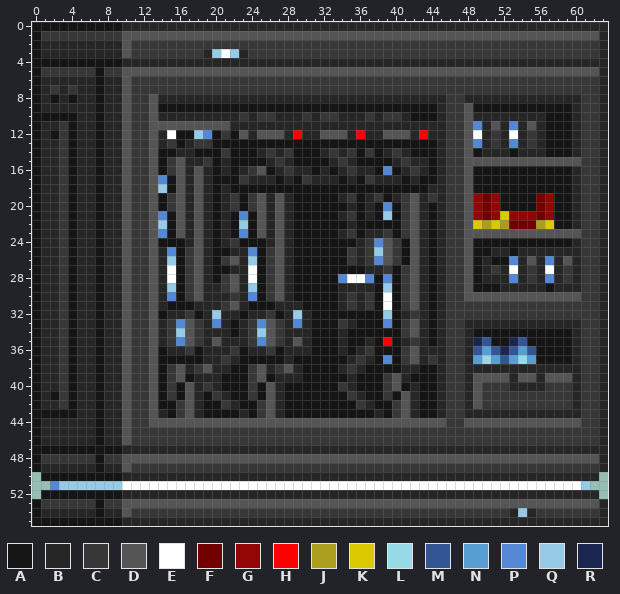
Two states of a pixel-art file, objects/storage/knightfall_weaponslocker/knightfall_weaponslocker.ase. The picture above was drawn from the file before the commit.
64x56 pixels, 1 frame.
Palette (. is transparent): A #151515  B #262626  C #373737  D #555555  E #ffffff  F #720000  G #920606  H #ff0000  J #ab9d1d  K #dbc900  L #96d9e7  M #345595  N #559fd3  P #5588d4  Q #96cbe7  R #1a2650
After:
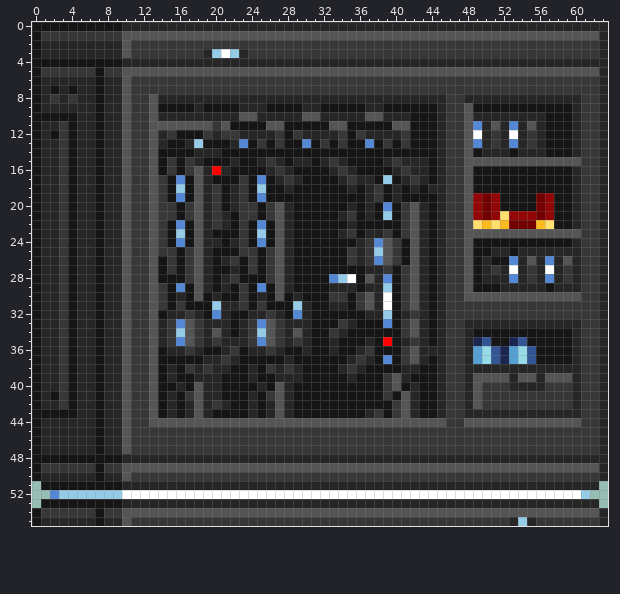
Change:
colour J: #ab9d1d -> #fcbb1f
colour K: #dbc900 -> #ffdf6e
Changed rows in their new state; - is a pixel that keeps its letter.
Layers "Container", "Weapons":
first column x 2:
 7 A-A---------------------------------------------------
 8 C-C---------------------------------------------------
 9 ----------------B----BBB----BB-----BB-----------------
10 ---------------------DDBB---DDBB---DDBB---------------
11 ------------------C-AAAADDAAAAADDAAAAADDAAA-----------
12 -------------C--ACB-CB-BBCAC--BBCAC--BBCAAA-----------
13 -------------A--QA--BP-C-C--P-C-C--P-C-C--------------
14 --------------AABBBA---AAAA---AAAA-A-AAA--------------
15 --------------AC-A-AB--BCBABB-BCBA---BCB--------------
16 --------------AC--H--AAABCBAA-ABCBAA-ABCB-------------
17 ------------C-PA------APABCBAAAABCBBAQABCB------------
18 ------------C-QA--CABC-Q--B------B-BC-B-B-------------
19 ------------CAPA--CABCAPAAA-----AA-----AAAA-----------
20 ------------C-AC--CABC-AC-----------------------------
21 ------------CCAC--C--CCAC-----------------------------
22 ------------C-PA--C--C-PA-----------------------------
23 ------------C-QA---A-C-QA-----------------------------
24 ------------C-PA--BABC-PA-----------------------------
25 ------------CC------ACC-------------------------------
26 ------------AC-----BCAC-------------------------------
27 ------------AC-------AC-------------------------------
28 ------------AA-----BCAA--------PQ-ADB-----------------
29 ------------CAPA--ABACAPA------B--A-B-----------------
30 ------------CABA-A-AACABA-AB---CCACDB-----------------
31 ------------C-C-AAQBBC-C-AAQB--B-ACDB-----------------
32 ----------------BAP-A----BAP-------BB-----------------
33 ------------------B--------B--------------------------
34 ------------------D--------D---C----------------------
35 ------------------C--------C---BA---------------------
36 ----------------BAA------BAA---BA--------------NL--NL-
37 ------------------------------------------A------MR--M
38 -------------BACBC----BACBC---------------------------
39 -------------BA-------BA------------------------------
40 -------------ABADB----ABADB-----AA--------------------
41 -------------B-CDBBA--B-CDB------AA-------------------
42 -------------BABDBCBA-BABDB-------AA------------------
43 ------------ABABDB---ABABDB--------BC-----------------
first column x 0:
47 -BBBBBB-BBDCCCCCCCCCCCCCCCCCCCCCCCCCCCCCCCCCCCCCCCCCCCCCCCCCCCC-
48 -AAAAAA-AABBBBBBBBBBBBBBBBBBBBBBBBBBBBBBBBBBBBBBBBBBBBBBBBBBBBB-
49 -CCCCCC-CC-DDDDDDDDDDDDDDDDDDDDDDDDDDDDDDDDDDDDDDDDDDDDDDDDDDDD-
50 ABBBBBB-BBDCCCCCCCCCCCCCCCCCCCCCCCCCCCCCCCCCCCCCCCCCCCCCCCCCCCCB
51 -AAAAAAAAABBBBBBBBBBBBBBBBBBBBBBBBBBBBBBBBBBBBBBBBBBBBBBBBBBBBB-
52 -.PQQQQQQQEEEEEEEEEEEEEEEEEEEEEEEEEEEEEEEEEEEEEEEEEEEEEEEEEEEQ.-
53 .AAAAAA-AABBBBBBBBBBBBBBBBBBBBBBBBBBBBBBBBBBBBBBBBBBBBBBBBBBBBB.
54 -CCCCCC-CC-DDDDDDDDDDDDDDDDDDDDDDDDDDDDDDDDDDDDDDDDDDDDDDDDDDDD-
55 -BBBBBB-BBDCCCCCCCCCCCCCCCCCCCCCCCCCCCCCCCCCCCCCCCCCC-Q-CCCCCCC-
Boxes around the changes in both pictures, in picture pixels (x1, y1, x2, y2):
changed: (50, 85, 77, 103)
changed: (32, 103, 608, 526)
